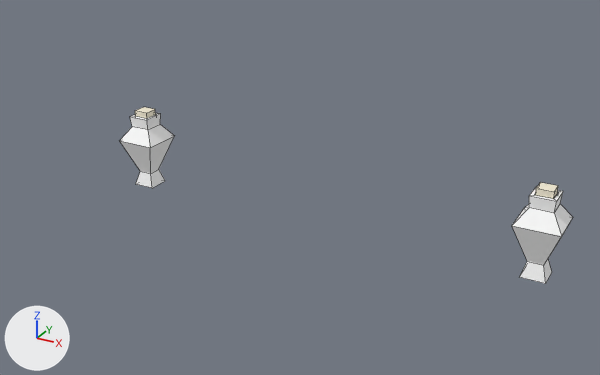
One commit to the Blender file art/icons/potion_icons.blend: the scene before it, then after it.
Both versions are drawn from a 50 mm lens placed at (11.69, -14.0, 7.72), pointed at (3.81, 0.31, 0.56). The lights are fixed; the arrows at lower left show +X, +Y and +Z. Mesh edges are drawn as thin lines.

The first picture shows 'HealthVial', 'ManaVial'.
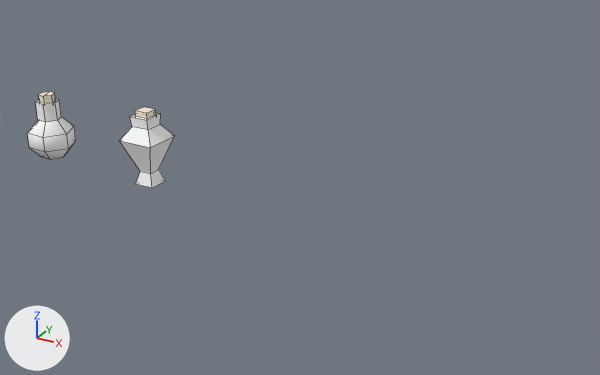
The newer file is also turned or shifted as a whole; pictures and numbers use the older file's frame.

What differs and where, as boxes [x1, y1, x2, y2] in the pictures (600 x 375 px):
'HealthVial', deleted: before [512, 182, 573, 284]
    faces in mat_glass (white #ffffff): [512, 186, 573, 284]
    faces in mat_cork (white #f1ead4): [535, 182, 558, 199]
'HealthBomb.001', added: after [27, 92, 76, 160]
    faces in mat_glass_001 (white #ffffff): [27, 98, 76, 160]
    faces in mat_cork_001 (white #f1ead4): [38, 92, 55, 103]

Patch to the scene script:
```diff
--- a/art/icons/potion_icons.blend.py
+++ b/art/icons/potion_icons.blend.py
@@ mat_cork_001 @@
+mat_cork_001 = diffuse_material('Cork.001')
+mat_cork_001.base_color = (0.881, 0.821, 0.657)  # white #f1ead4
@@ mat_glass_001 @@
+mat_glass_001 = diffuse_material('Glass.001')
+mat_glass_001.base_color = (1.0, 1.0, 1.0)  # white #ffffff
@@ me_tube @@
+me_tube.from_pydata(...)  # 78 vertices, 76 faces; spans x -1.35..1.35, y -1.35..1.35, z 0.03..3.97
+me_tube.polygons.foreach_set('use_smooth', [True] * 76)
+# faces by material slot: [46, 20, 10]
+me_tube.materials.append(mat_glass_001)  # white #ffffff
+me_tube.materials.append(mat_healthliquid)  # red #ff0000
+me_tube.materials.append(mat_cork_001)  # white #f1ead4
@@ ob_healthvial @@
-ob_healthvial = bpy.data.objects.new('HealthVial', me_cube_004)
-ob_healthvial.location = (9.0, 0.0, 0.0)
-ob_healthvial.rotation_euler = (0.0, 0.0, -1.571)  # degrees (0, 0, -90)
-ob_healthvial.scale = (4.95, 4.95, 4.95)
@@ ob_healthbomb_001 @@
+ob_healthbomb_001 = bpy.data.objects.new('HealthBomb.001', me_tube)
+ob_healthbomb_001.location = (-3.0, 0.0, 0.1)
+ob_healthbomb_001.rotation_euler = (0.0, 0.0, -0.873)  # degrees (0, 0, -50)
+ob_healthbomb_001.scale = (0.405, 0.405, 0.405)
+_m = ob_healthbomb_001.modifiers.new('EdgeSplit', 'EDGE_SPLIT')
+_m.use_edge_angle = False
```
